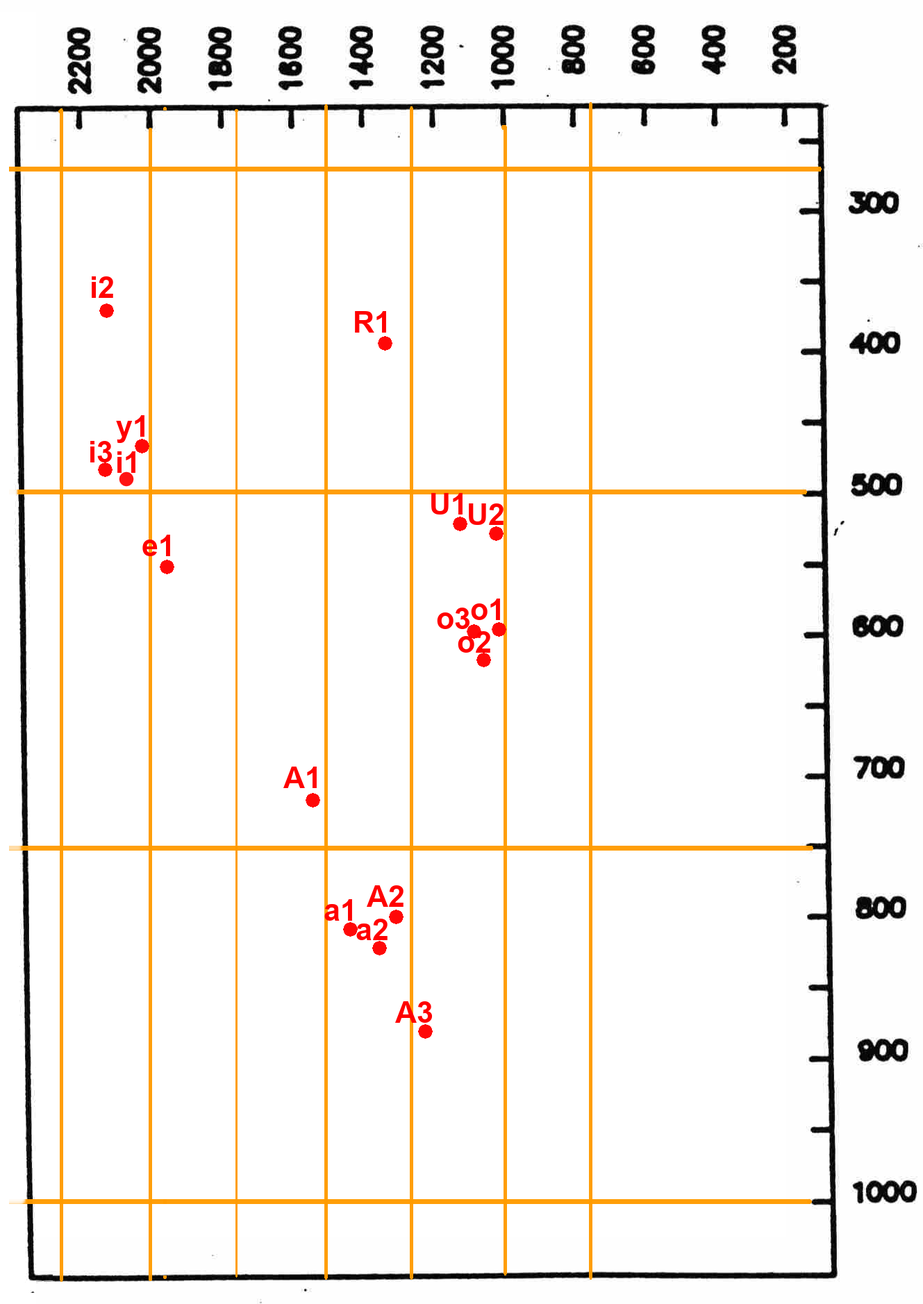
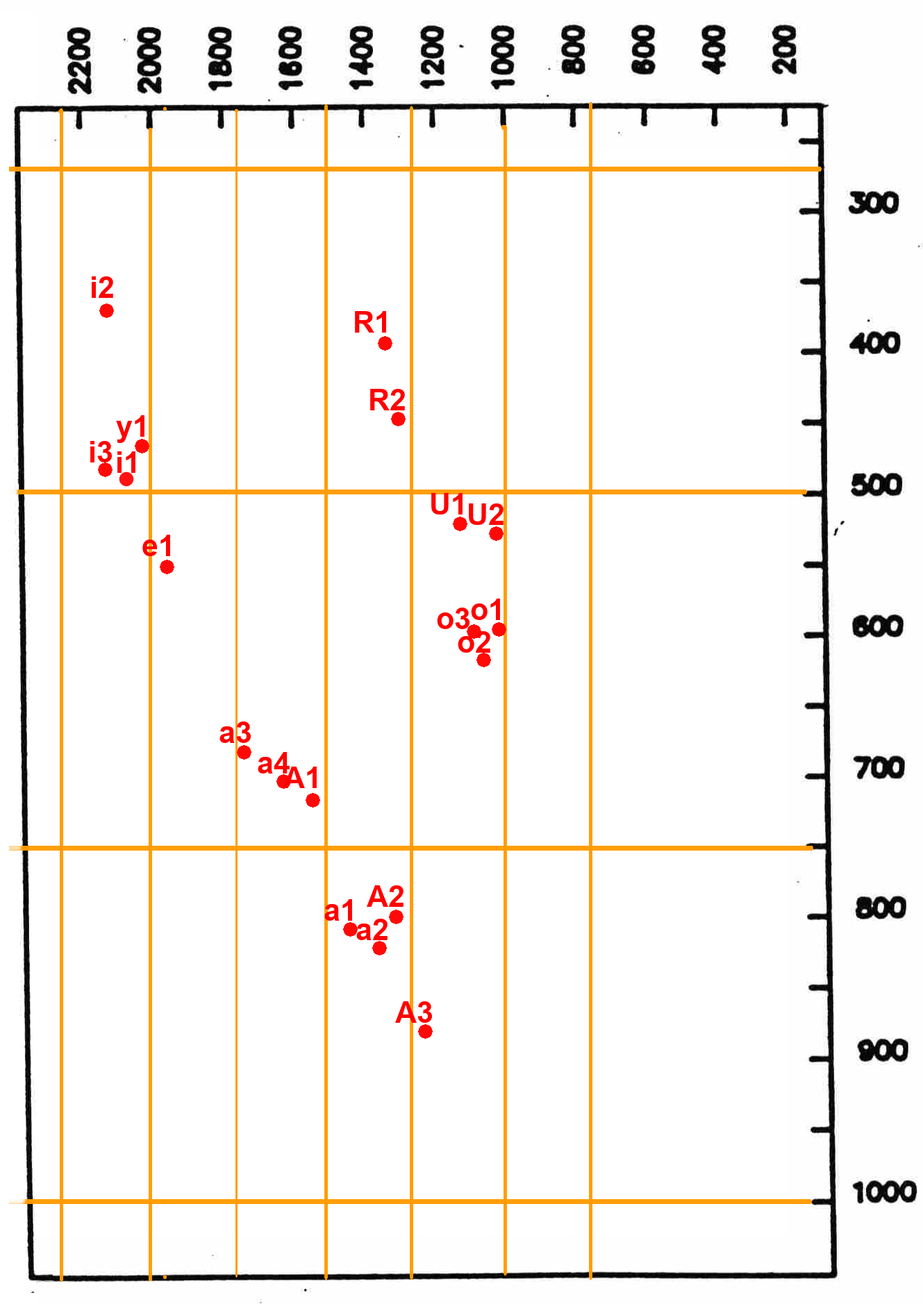
Two versions of the same layered image (w=923, h=1304). Layer-by-layer changes:
added layer "R2" above "a3" over (370, 388, 405, 411)
added layer "a3" above "a4" over (219, 721, 252, 743)
added layer "a4" above "f1 f2 points" over (257, 752, 290, 774)
painted on "f1 f2 points" over (236, 411, 406, 789)
